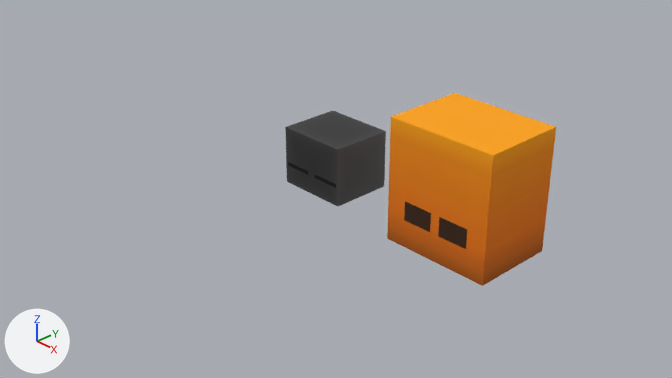
Before and after pictures for a commit that changed the Blender file Assets/Game/Art/characters/characters_model.blend.
Before and after are seen from the file's camera 'Camera'. Arrows for +X, +Y and +Z are at lower left; the lights stay in place.

Objects in the first picture: 'Giant', 'Knight', 'giant_eyes'.
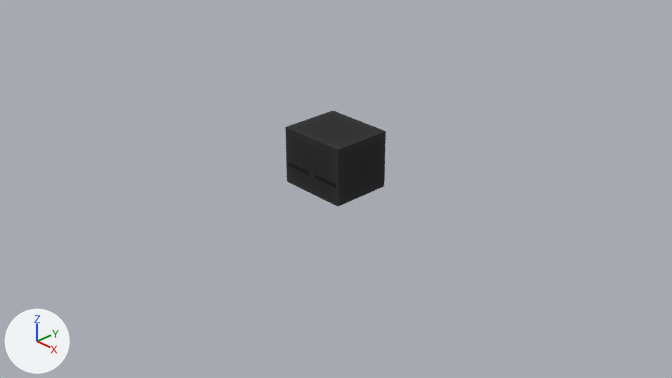
Pixel boxes (x1, y1, x2, y2) of what changed, in the pictures (672 x 378 px):
'Giant', hidden (orange): before (387, 93, 556, 286)
'giant_eyes', hidden (brown): before (404, 202, 467, 249)

The change in detail:
Object 'Giant' (ob_giant) moves from (2.0, 0.0, 0.0) to (0.0, 0.0, 0.0).
Object 'Giant' (ob_giant) is now hidden.
Object 'giant_eyes' (ob_giant_eyes) is now hidden.
